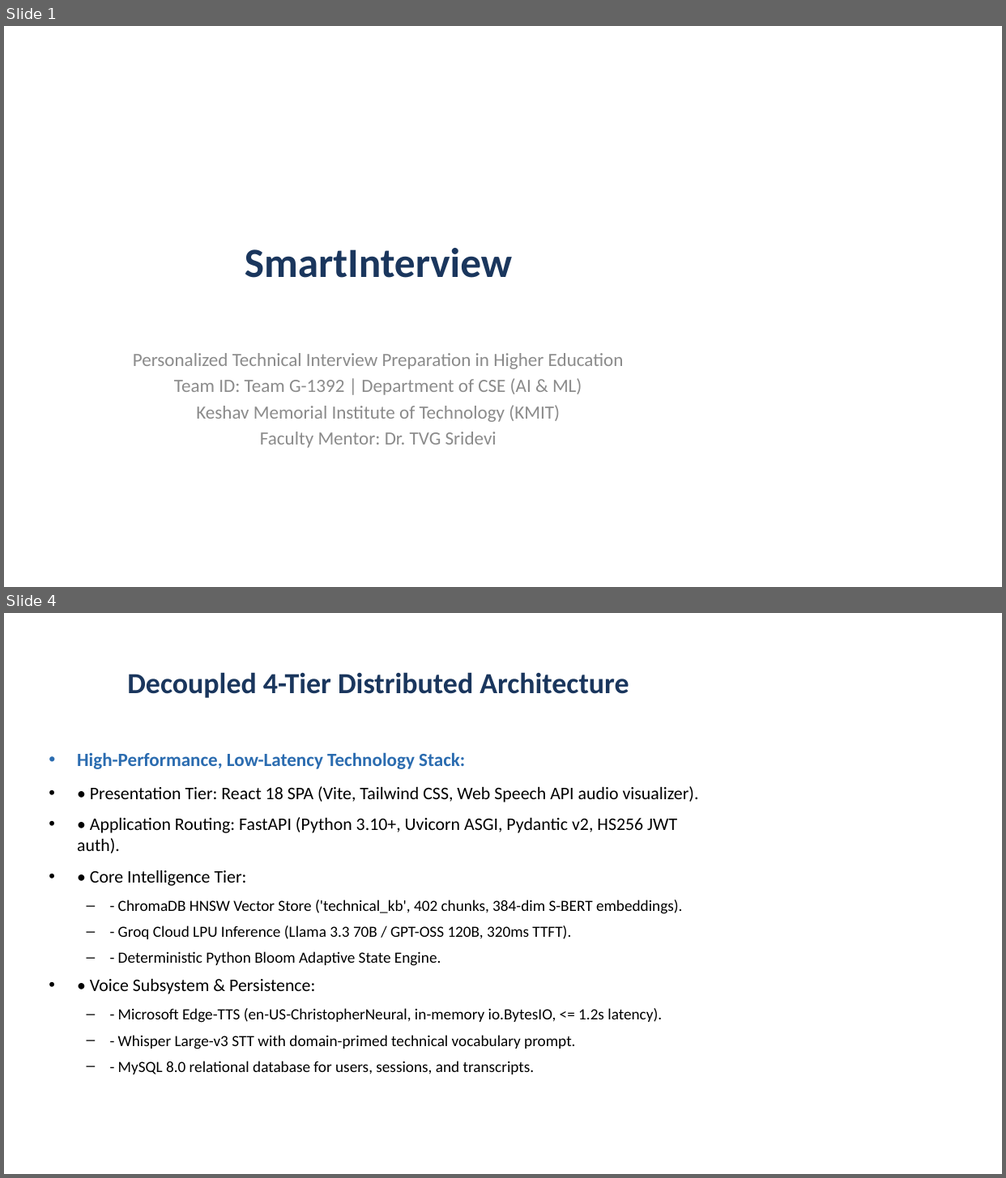
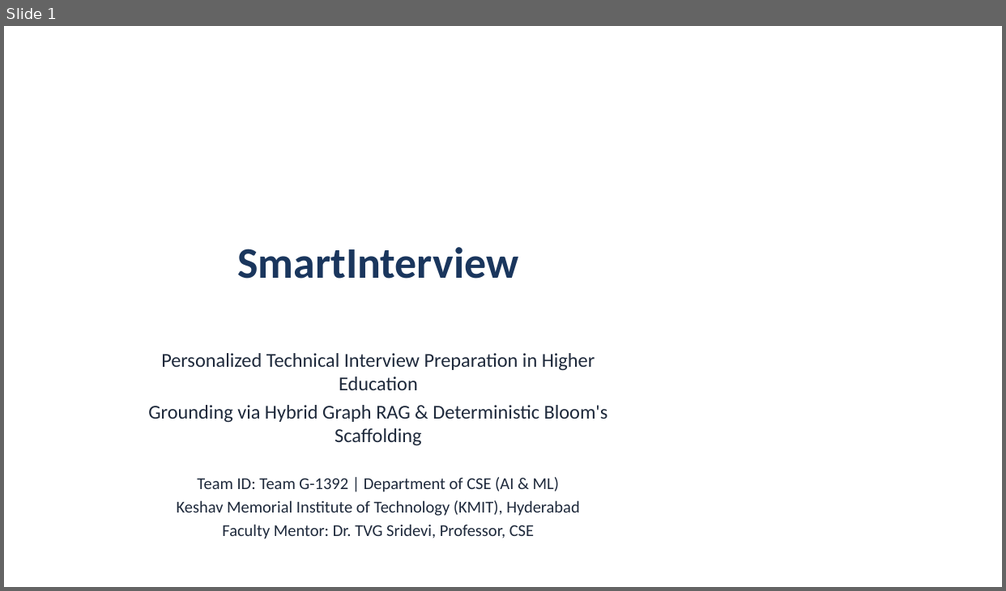
Before and after one commit to Ranith11/SmartInterview-team-main, a slide deck: SmartInterview_Deliverables/04_Presentation_and_Defense/SmartInterview_Project_Presentation.pptx. Shown one above the other, each under a label of ours: slides 1 and 4 before the commit, slide 1 after it; the slides between them are not shown. The pictures are 1006x1178 and 1006x591 pixels, drawn with LibreOffice and Linux fonts; fonts in the diff are those of the drawing. Boxes give left, top, right and bottom in pixels: in the first picture for what was removed or moved away, otherwise in the second. Text is boxed around its words. In the diff, an @@ line names an element or a change of style, - is before the commit and + after.

```diff
--- a/SmartInterview_Deliverables/04_Presentation_and_Defense/SmartInterview_Project_Presentation.pptx
+++ b/SmartInterview_Deliverables/04_Presentation_and_Defense/SmartInterview_Project_Presentation.pptx
@@ slide 4 removed at <box>4,613,1002,1174</box>, background #FFFFFF @@
@@ title removed at <box>127,672,629,698</box> @@
-Decoupled 4-Tier Distributed Architecture
@@ text removed at <box>77,752,699,1075</box> @@
-• High-Performance, Low-Latency Technology Stack:
-• • Presentation Tier: React 18 SPA (Vite, Tailwind CSS, Web Speech API audio visualizer).
-• • Application Routing: FastAPI (Python 3.10+, Uvicorn ASGI, Pydantic v2, HS256 JWT auth).
-• • Core Intelligence Tier:
-  – - ChromaDB HNSW Vector Store ('technical_kb', 402 chunks, 384-dim S-BERT embeddings).
-  – - Groq Cloud LPU Inference (Llama 3.3 70B / GPT-OSS 120B, 320ms TTFT).
-  – - Deterministic Python Bloom Adaptive State Engine.
-• • Voice Subsystem & Persistence:
-  – - Microsoft Edge-TTS (en-US-ChristopherNeural, in-memory io.BytesIO, <= 1.2s latency).
-  – - Whisper Large-v3 STT with domain-primed technical vocabulary prompt.
-  – - MySQL 8.0 relational database for users, sessions, and transcripts.
@@ slide 1 changed as well @@
@@ title "SmartInterview" at <box>237,247,518,279</box>: size 40 to 42 pt @@
@@ subtitle at <box>161,353,595,493</box>: size 18 to 19 pt in "Personalized Technical Interview Preparation in Higher Educa ..."; text colour #8C8C8C to #1E293B in "Personalized Technical Interview Preparation in Higher Educa ...", "Team ID: Team G-1392 | Department of ..."; size 18 to 16 pt in "Team ID: Team G-1392 | Department of ..." @@
@@ subtitle at <box>148,405,608,446</box>: paragraph added @@
+Grounding via Hybrid Graph RAG & Deterministic Bloom's Scaffolding
@@ subtitle at <box>177,501,580,540</box>: text changed; size 18 to 16 pt; text colour #8C8C8C to #1E293B @@
-Keshav Memorial Institute of Technology (KMIT)
-Faculty Mentor: Dr. TVG Sridevi
+Keshav Memorial Institute of Technology (KMIT), Hyderabad
+Faculty Mentor: Dr. TVG Sridevi, Professor, CSE
```
Also in this commit, not shown: 1 other slide changed, 12 slides added, 8 other slides removed, 26 other files.
